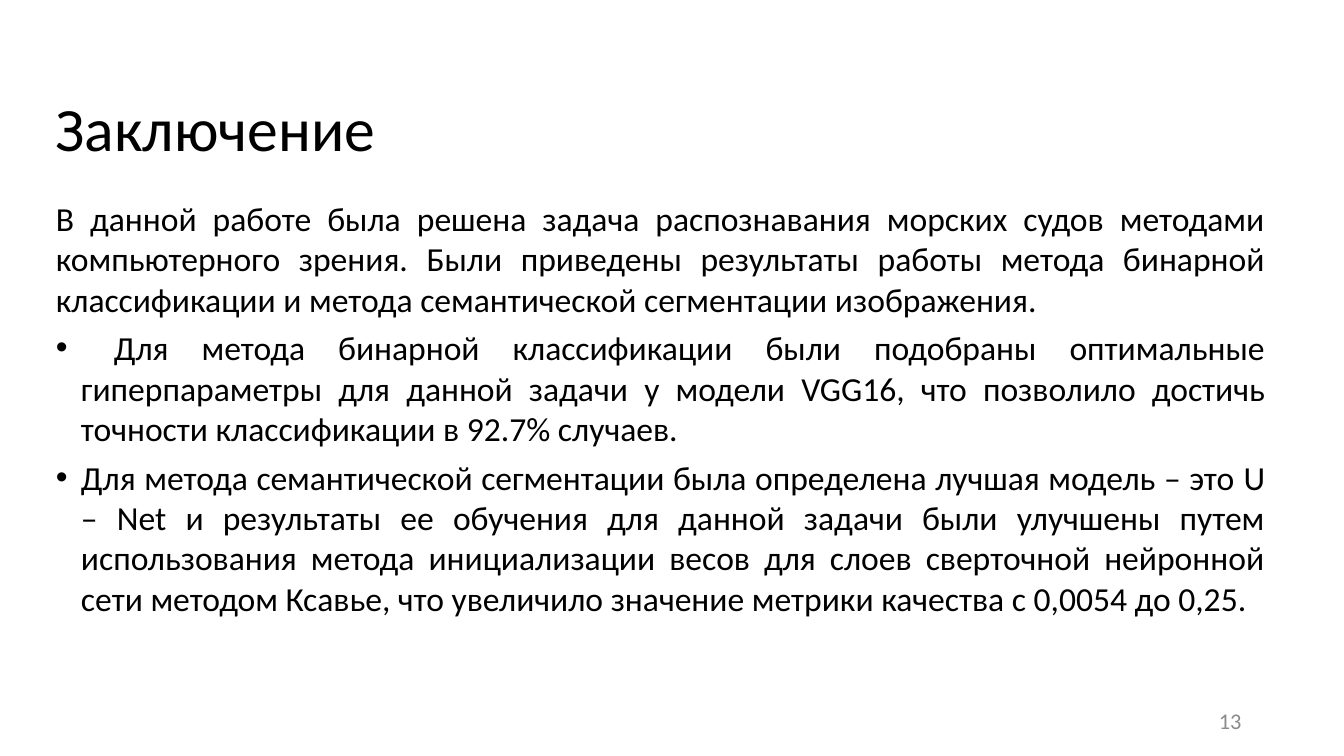
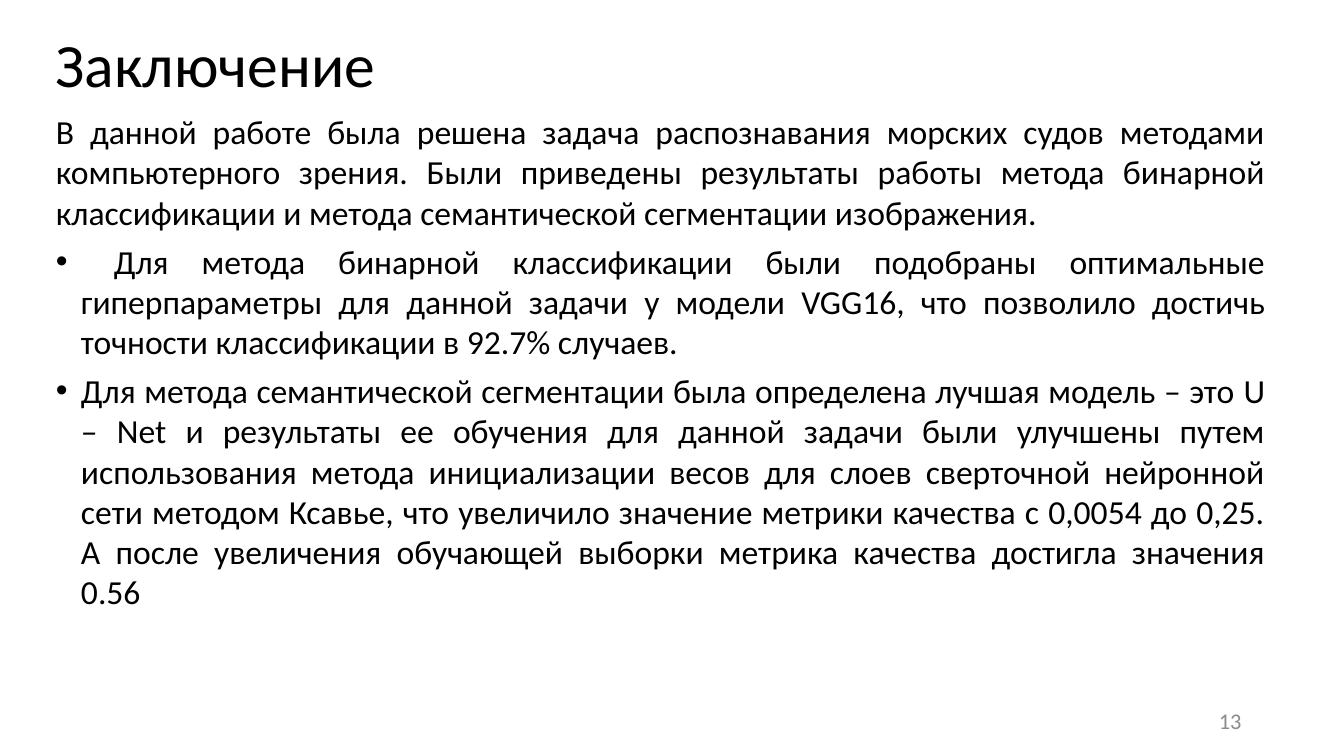
Before and after one commit to JacKira/Airbus_ship_detection, a slide deck: slide 13 of Отчет/ВКР презентация.pptx. Drawn at 1344x756 pixels with LibreOffice and Linux fonts; fonts in the diff are those of the drawing. Boxes give left, top, right and bottom in pixels: in the first picture for what was removed or moved away, otherwise in the second. Text is boxed around its words. In the diff, an @@ line names an element or a change of style, - is before the commit and + after.

```diff
--- a/Отчет/ВКР презентация.pptx
+++ b/Отчет/ВКР презентация.pptx
@@ title "Заключение": place and size @@
-title "Заключение" at (56, 111, 375, 152)
+title "Заключение" at (56, 47, 375, 88)
@@ text "В данной работе была решена ...": place and size @@
-text "В данной работе была решена ..." at (56, 208, 1266, 617)
+text "В данной работе была решена ..." at (56, 121, 1266, 605)
@@ text at (81, 380, 1266, 605): text changed @@
-• Для метода семантической сегментации была определена лучшая модель – это U – Net и результаты ее обучения для данной задачи были улучшены путем использования метода инициализации весов для слоев сверточной нейронной сети методом Ксавье, что увеличило значение метрики качества с 0,0054 до 0,25.
+• Для метода семантической сегментации была определена лучшая модель – это U – Net и результаты ее обучения для данной задачи были улучшены путем использования метода инициализации весов для слоев сверточной нейронной сети методом Ксавье, что увеличило значение метрики качества с 0,0054 до 0,25. А после увеличения обучающей выборки метрика качества достигла значения 0.56
```
Also in this commit, not shown: 3 other slides changed.
